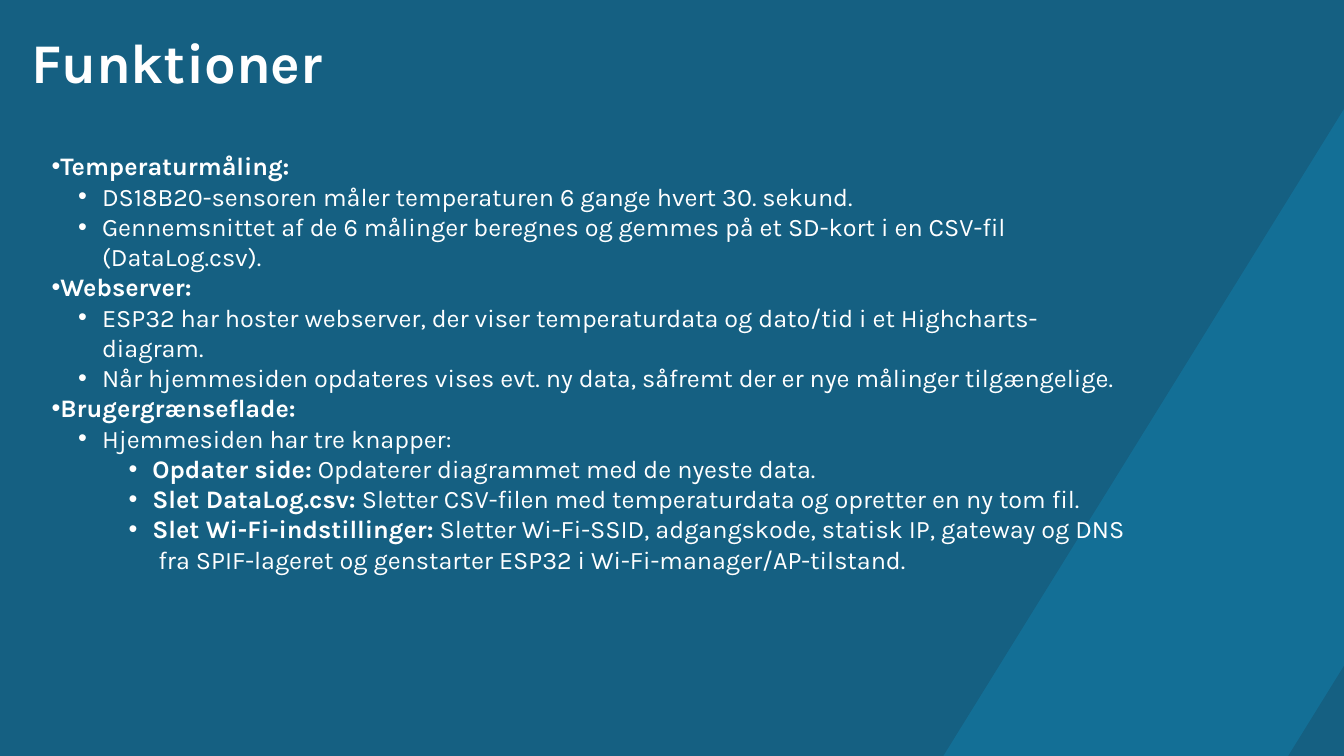
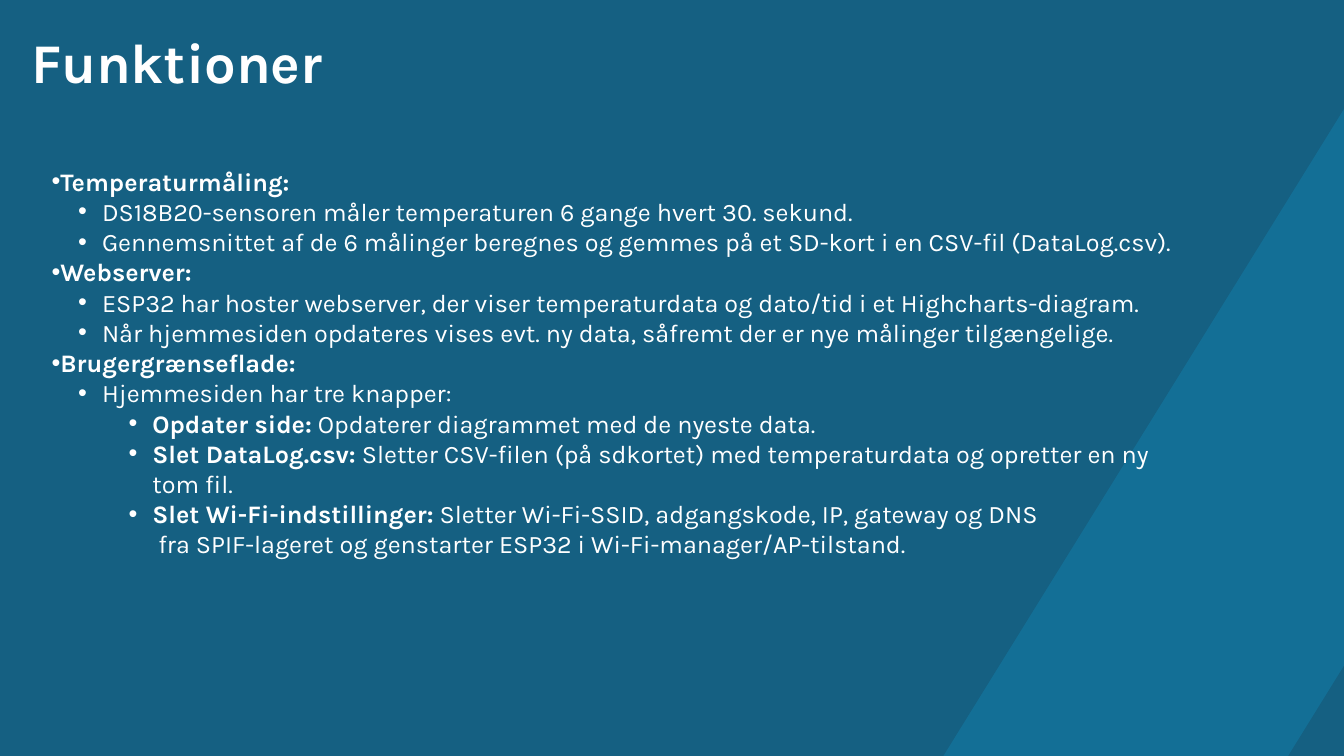
Before and after one commit to Denpas404/H3IoTFinal, a slide deck: slide 3 of ProjectDocs/TemperaturProjekt.pptx. Drawn at 1344x756 pixels with LibreOffice and Linux fonts; fonts in the diff are those of the drawing. Boxes give left, top, right and bottom in pixels: in the first picture for what was removed or moved away, otherwise in the second. Text is boxed around its words. In the diff, an @@ line names an element or a change of style, - is before the commit and + after.

```diff
--- a/ProjectDocs/TemperaturProjekt.pptx
+++ b/ProjectDocs/TemperaturProjekt.pptx
@@ text at (152, 444, 1149, 559): text changed @@
-    • Slet DataLog.csv: Sletter CSV-filen med temperaturdata og opretter en ny tom fil.
-    • Slet Wi-Fi-indstillinger: Sletter Wi-Fi-SSID, adgangskode, statisk IP, gateway og DNS
-      fra SPIF-lageret og genstarter ESP32 i Wi-Fi-manager/AP-tilstand.
+    • Slet DataLog.csv: Sletter CSV-filen (på sdkortet) med temperaturdata og opretter en ny tom fil.
+    • Slet Wi-Fi-indstillinger: Sletter Wi-Fi-SSID, adgangskode, IP, gateway og DNS
+      fra SPIF-lageret og genstarter ESP32 i Wi-Fi-manager/AP-tilstand.
```
Also in this commit, not shown: 2 other slides changed, 1 slide added, 1 other file.
